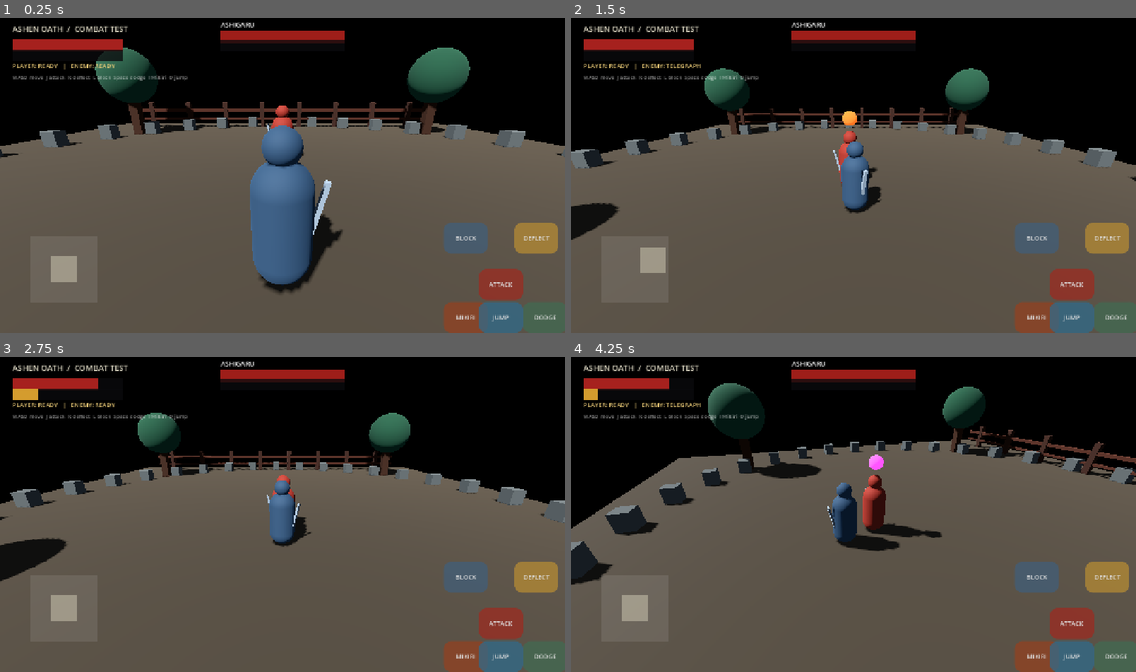
Above: before the commit, frames 1-4 (two rows, left to right).
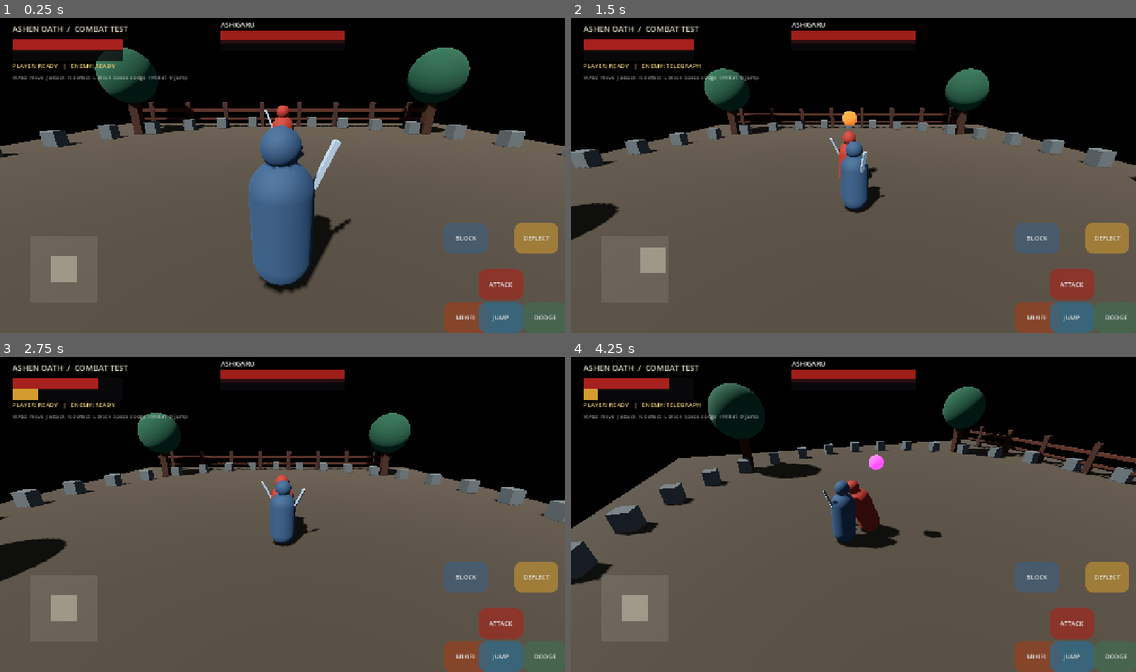
Above: after the commit, the same moments.

Repository: zahaopang-ship-it/Ashen-Oath-Godot
Game: Godot game, scene res://scenes/main.tscn
Same seed, same stepped clock (60 frames per second), same inputs: the game is played once before the commit and once after it.
Inputs (mouse positions are in pixels of both pictures, inside the frame that each line leads up to):
- Up to frame 1 (0.25 s): no input
- Up to frame 2 (1.5 s): tap Enter at 0.5 s; move the mouse to (977, 159) at 0.52 s; hold D 0.53-1.25 s; tap J at 0.6 s; click (977, 159) at 0.67 s; tap Space at 0.77 s; drag from (740, 191) to (825, 238) at 1.27 s
- Up to frame 3 (2.75 s): move the mouse to (339, 442) at 2.02 s; hold D from 2.03 s (still down); tap L at 2.1 s
- Up to frame 4 (4.25 s): release D at 2.75 s; drag from (825, 577) to (684, 464) at 2.77 s; move the mouse to (1023, 561) at 3.52 s; hold A from 3.53 s (still down); tap O at 3.6 s; tap Space at 3.77 s

The runs differ from the first frame. In frame 1, 0.8% of the frame differs, in the area x 44-63%, y 27-86%; in frame 2, 0.3%; in frame 3, 0.2%; in frame 4, 1.3%, in the area x 44-63%, y 37-62%.

Commit message:
Add procedural combat pose animation

Diff:
--- a/project/scripts/fighter.gd
+++ b/project/scripts/fighter.gd
@@ -36,6 +36,9 @@
 var hit_reaction_duration := 0.18
 var hit_flash_timer := 0.0
 var _body_material: StandardMaterial3D
+var _upper_body: Node3D
+var _weapon_pivot: Node3D
+var _combat_anim_time := 0.0
 var ai_timer := 0.8
 var gravity := 22.0
 var attack_kind := "slash"
@@ -57,6 +60,7 @@
 
 func _physics_process(delta: float) -> void:
 	if is_dead:
+		_update_combat_animation(delta)
 		velocity = Vector3.ZERO
 		return
 	deflect_timer = maxf(0.0, deflect_timer - delta)
@@ -83,6 +87,7 @@
 	if not is_blocking and state not in [CombatState.WINDUP, CombatState.ACTIVE, CombatState.RECOVERY, CombatState.POSTURE_BROKEN]:
 		var vitality_factor := lerpf(0.35, 1.0, clampf(vitality / maxf(1.0, max_vitality), 0.0, 1.0))
 		posture = maxf(0.0, posture - 8.0 * vitality_factor * delta)
+	_update_combat_animation(delta)
 	if not is_on_floor():
 		velocity.y -= gravity * delta
 	else:
@@ -118,6 +123,82 @@
 	_body_material = material
 	if _body_material:
 		_body_material.set_meta("base_color", _body_material.albedo_color)
+
+func set_animation_rig(upper_body: Node3D, weapon_pivot: Node3D) -> void:
+	_upper_body = upper_body
+	_weapon_pivot = weapon_pivot
+
+func _update_combat_animation(delta: float) -> void:
+	_combat_anim_time += delta
+	if not is_instance_valid(_upper_body) or not is_instance_valid(_weapon_pivot):
+		return
+	var body_pose := Vector3(0.0, 0.0, 0.0)
+	var weapon_pose := Vector3(0.0, 0.0, -0.18)
+	var body_offset := Vector3.ZERO
+	var weight := 1.0 - exp(-18.0 * delta)
+	if state == CombatState.WINDUP:
+		var duration: float = float(ATTACK_WINDUP.get(attack_kind, WINDUP_TIME))
+		var progress := 1.0 - clampf(attack_timer / duration, 0.0, 1.0)
+		var anticipation := sin(progress * PI * 0.5)
+		match attack_kind:
+			"slash":
+				body_pose = Vector3(-0.12, 0.0, -0.10) * anticipation
+				weapon_pose = Vector3(-1.15, 0.0, -0.75) * anticipation
+			"thrust":
+				body_pose = Vector3(0.08, 0.0, 0.16) * anticipation
+				weapon_pose = Vector3(0.05, 0.0, 0.95) * anticipation
+			"sweep":
+				body_pose = Vector3(0.42, 0.0, -0.18) * anticipation
+				weapon_pose = Vector3(1.0, 0.0, -1.0) * anticipation
+			"heavy":
+				body_pose = Vector3(-0.48, 0.0, -0.16) * anticipation
+				weapon_pose = Vector3(-1.85, 0.0, -0.45) * anticipation
+	elif state == CombatState.ACTIVE:
+		var progress := 1.0 - clampf(attack_timer / ACTIVE_TIME, 0.0, 1.0)
+		var follow := sin(progress * PI)
+		match attack_kind:
+			"slash":
+				body_pose = Vector3(0.12, 0.0, 0.48) * follow
+				weapon_pose = Vector3(1.25, 0.0, 1.25) * follow
+			"thrust":
+				body_pose = Vector3(-0.12, 0.0, -0.24) * follow
+				weapon_pose = Vector3(-0.08, 0.0, -0.25) * follow
+			"sweep":
+				body_pose = Vector3(-0.12, 0.0, 0.58) * follow
+				weapon_pose = Vector3(-1.0, 0.0, 1.4) * follow
+			"heavy":
+				body_pose = Vector3(0.22, 0.0, 0.65) * follow
+				weapon_pose = Vector3(1.75, 0.0, 1.0) * follow
+	elif state == CombatState.RECOVERY:
+		body_pose = Vector3(0.08, 0.0, 0.08)
+		weapon_pose = Vector3(0.18, 0.0, -0.10)
+	elif state == CombatState.HITSTUN:
+		body_pose = Vector3(-0.42, 0.0, 0.0)
+		weapon_pose = Vector3(0.55, 0.0, 0.3)
+		body_offset = Vector3(0.0, 0.0, 0.12)
+	elif state == CombatState.POSTURE_BROKEN:
+		body_pose = Vector3(0.62 + sin(_combat_anim_time * 13.0) * 0.06, 0.0, 0.0)
+		weapon_pose = Vector3(0.85, 0.0, 0.0)
+	elif state == CombatState.DEAD:
+		body_pose = Vector3(1.35, 0.0, 0.0)
+		weapon_pose = Vector3(0.4, 0.0, 0.0)
+	elif is_blocking:
+		body_pose = Vector3(-0.08, 0.0, 0.0)
+		weapon_pose = Vector3(-0.42, 0.0, -0.32)
+	elif is_dodging:
+		body_pose = Vector3(0.25, 0.0, 0.0)
+	elif is_mikiri_countering:
+		body_pose = Vector3(-0.16, 0.0, 0.0)
+		weapon_pose = Vector3(-0.28, 0.0, -0.5)
+	elif is_sweep_evading:
+		body_pose = Vector3(0.35, 0.0, 0.0)
+		weapon_pose = Vector3(-0.35, 0.0, -0.2)
+	else:
+		body_pose = Vector3(0.025 * sin(_combat_anim_time * 2.4), 0.0, 0.025 * sin(_combat_anim_time * 1.7))
+		weapon_pose = Vector3(0.0, 0.0, -0.18 + 0.035 * sin(_combat_anim_time * 2.0))
+	_upper_body.rotation = _upper_body.rotation.lerp(body_pose, weight)
+	_upper_body.position = _upper_body.position.lerp(Vector3(0.0, 0.0, 0.0) + body_offset, weight)
+	_weapon_pivot.rotation = _weapon_pivot.rotation.lerp(weapon_pose, weight)
 
 func _begin_hit_reaction(attacker: Node3D) -> void:
 	if state == CombatState.POSTURE_BROKEN or is_dead:
--- a/project/scripts/main.gd
+++ b/project/scripts/main.gd
@@ -77,6 +77,9 @@
 	collision.shape = capsule
 	collision.position.y = 0.9
 	body.add_child(collision)
+	var upper_body := Node3D.new()
+	upper_body.name = "UpperBodyPivot"
+	body.add_child(upper_body)
 	var mesh := MeshInstance3D.new()
 	var capsule_mesh := CapsuleMesh.new()
 	capsule_mesh.radius = 0.42
@@ -88,7 +91,7 @@
 	mat.roughness = 0.82
 	mesh.name = "BodyMesh"
 	mesh.material_override = mat
-	body.add_child(mesh)
+	upper_body.add_child(mesh)
 	body.set_body_material(mat)
 	var head := MeshInstance3D.new()
 	var head_mesh := SphereMesh.new()
@@ -97,18 +100,23 @@
 	head.mesh = head_mesh
 	head.position.y = 1.95
 	head.material_override = mat
-	body.add_child(head)
+	upper_body.add_child(head)
+	var weapon_pivot := Node3D.new()
+	weapon_pivot.name = "WeaponPivot"
+	weapon_pivot.position = Vector3(0.42, 1.18, -0.05)
+	upper_body.add_child(weapon_pivot)
 	var blade := MeshInstance3D.new()
 	var blade_mesh := BoxMesh.new()
 	blade_mesh.size = Vector3(0.07, 0.9, 0.10)
 	blade.mesh = blade_mesh
-	blade.position = Vector3(0.48, 1.05, -0.05)
+	blade.position = Vector3(0.0, 0.43, 0.0)
 	blade.rotation.z = -0.25
 	var blade_mat := StandardMaterial3D.new()
 	blade_mat.albedo_color = Color(0.72, 0.78, 0.82)
 	blade_mat.metallic = 0.78
 	blade.material_override = blade_mat
-	body.add_child(blade)
+	weapon_pivot.add_child(blade)
+	body.set_animation_rig(upper_body, weapon_pivot)
 	return body
 
 func _create_telegraph_marker() -> void:
--- a/project/tests/combat_smoke_test.gd
+++ b/project/tests/combat_smoke_test.gd
@@ -92,12 +92,39 @@
 	_check(is_equal_approx(heavy_guard.posture, 39.1), "heavy guard causes increased posture damage")
 	_check(not heavy_guard.start_attack("invalid"), "unknown attack kinds are rejected")
 
+	var animated := _new_fighter("Animated", Vector3.ZERO)
+	var upper := Node3D.new()
+	var weapon := Node3D.new()
+	animated.add_child(upper)
+	upper.add_child(weapon)
+	animated.set_animation_rig(upper, weapon)
+	animated.start_attack("heavy")
+	animated.attack_timer = 0.31
+	animated.call("_update_combat_animation", 0.05)
+	_check(absf(weapon.rotation.x) > 0.01, "heavy windup drives weapon anticipation pose")
+	animated.state = 2
+	animated.attack_timer = 0.05
+	animated.call("_update_combat_animation", 0.05)
+	_check(absf(upper.rotation.z) > 0.01, "active heavy attack drives body follow-through")
+	animated.state = 0
+	animated.is_blocking = true
+	for frame in range(5):
+		animated.call("_update_combat_animation", 0.05)
+	_check(weapon.rotation.x < -0.05, "guard state drives a defensive weapon pose")
+	animated.is_blocking = false
+	animated.state = 6
+	animated.call("_update_combat_animation", 0.05)
+	_check(upper.rotation.x < -0.05, "hitstun state drives a hit reaction pose")
+	animated._die()
+	animated.call("_update_combat_animation", 0.05)
+	_check(upper.rotation.x > 0.05, "death state drives a collapse pose")
+
 	var dodger := _new_fighter("Dodger", Vector3.ZERO)
 	dodger.dodge()
 	_check(dodger.is_dodging, "dodge grants an active evasion window")
 	_check(dodger.receive_strike(20.0, 20.0, attacker) == "evaded", "dodge window evades incoming strike")
 
-	print("Combat tests: ", 34 - failures.size(), "/34 passed")
+	print("Combat tests: ", 39 - failures.size(), "/39 passed")
 	if not failures.is_empty():
 		quit(1)
 	else:
Not shown, changed: DEVELOPMENT_PLAN.md
